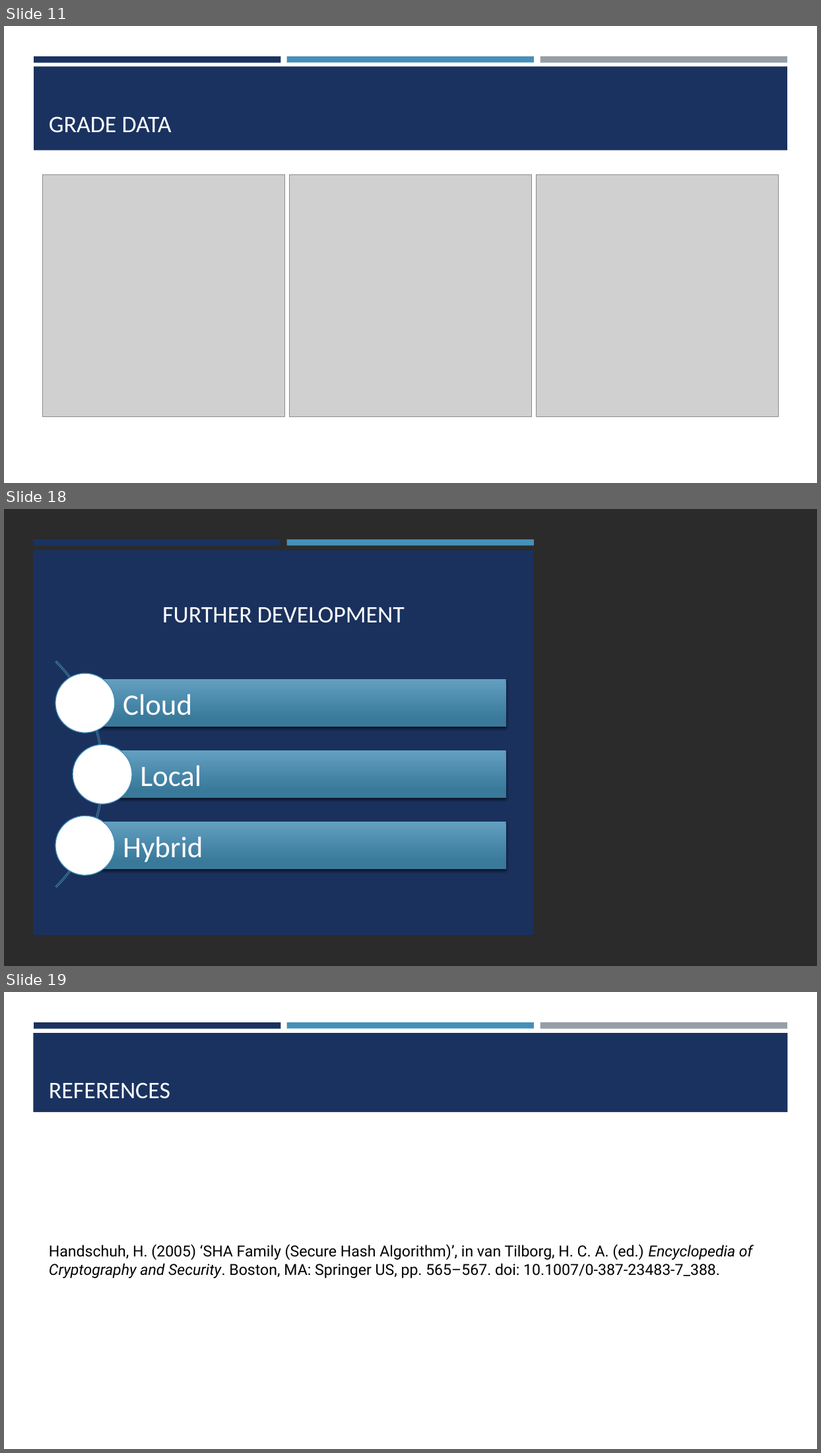
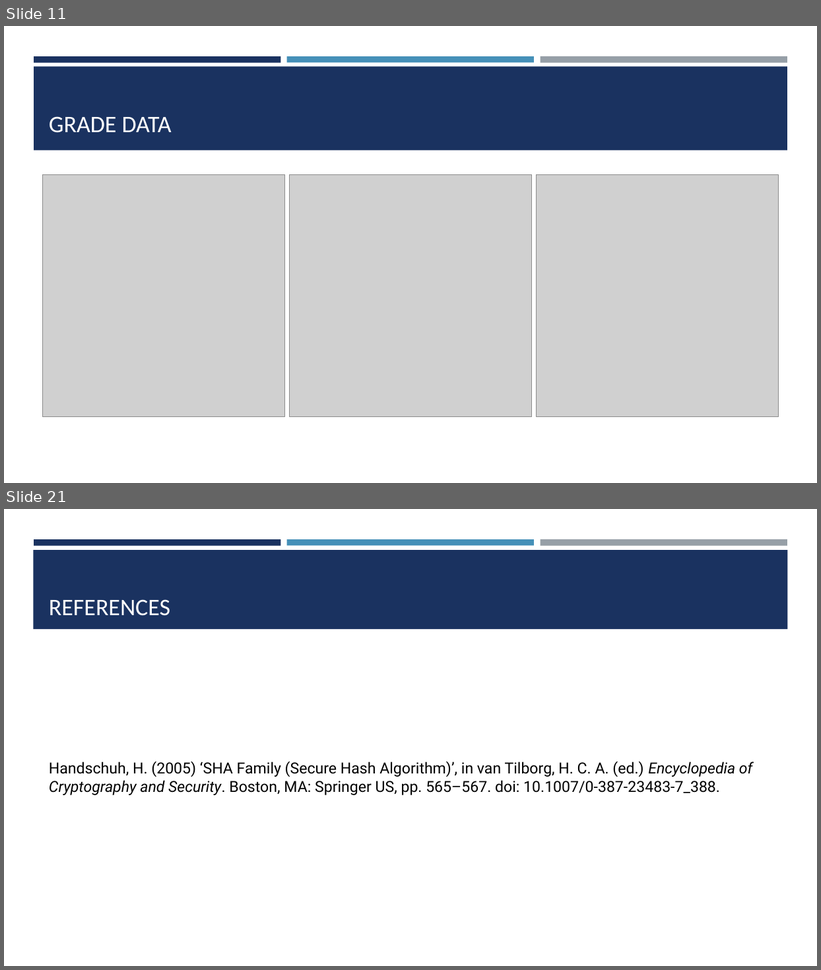
Before and after one commit to ChrisAcornleyPhD/CAP512Data, a slide deck: scripts/CAP512.pptx. Shown one above the other, each under a label of ours: slides 11, 18 and 19 before the commit, slides 11 and 21 after it; the slides between them are not shown. The pictures are 821x1453 and 821x970 pixels, drawn with LibreOffice and Linux fonts; fonts in the diff are those of the drawing; grey boxes stand for pictures; background and template pictures are left out; a plain dark background stands for a picture behind light text. Boxes give left, top, right and bottom in pixels: in the first picture for what was removed or moved away, otherwise in the second. Text is boxed around its words. In the diff, an @@ line names an element or a change of style, - is before the commit and + after.

```diff
--- a/scripts/CAP512.pptx
+++ b/scripts/CAP512.pptx
@@ slide 18 removed at [4,509,817,966], background picture (left out) @@
@@ rectangle removed at [4,509,817,966] @@
@@ rectangle removed at [33,539,281,545] @@
@@ rectangle removed at [287,539,534,545] @@
@@ rectangle removed at [33,551,534,935] @@
@@ title removed at [162,607,405,623] @@
-FURTHER DEVELOPMENT
@@ group removed at [4,615,506,935]: 3 rectangles, 3 texts, 3 ellipses, 1 arch (boxed as its full ring) @@
-Cloud
-Local
-Hybrid
@@ what was slide 19 is now slide 21 @@
```
Also in this commit, not shown: 4 slides changed, 8 slides added, 5 other slides removed.
